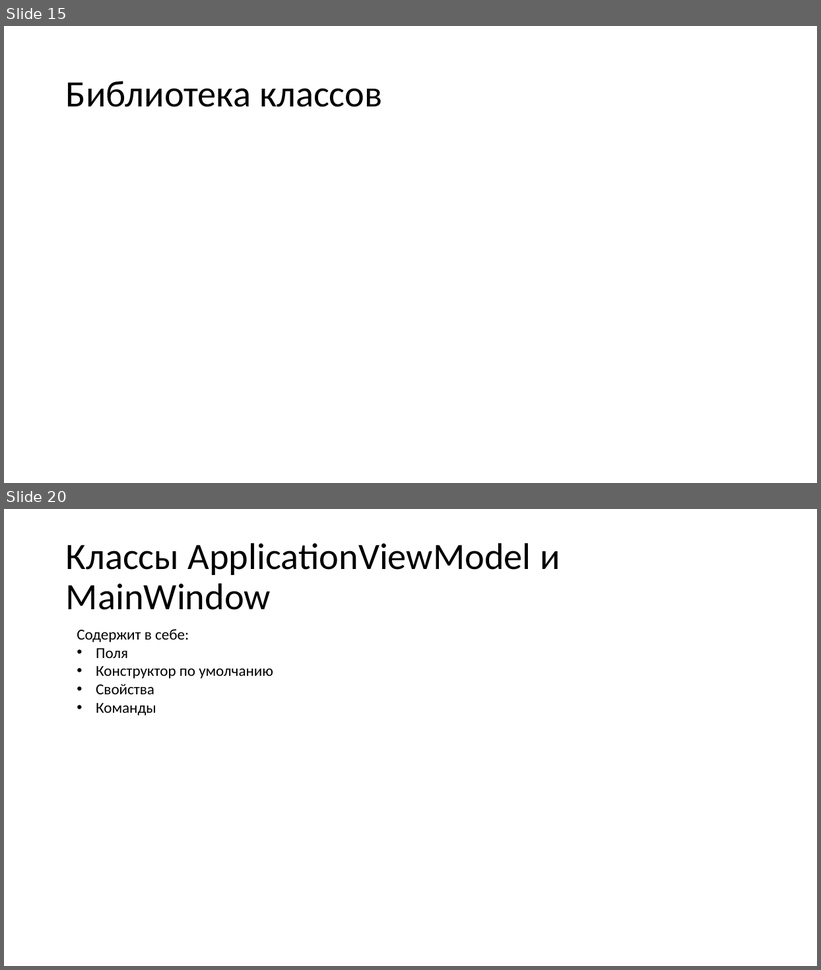
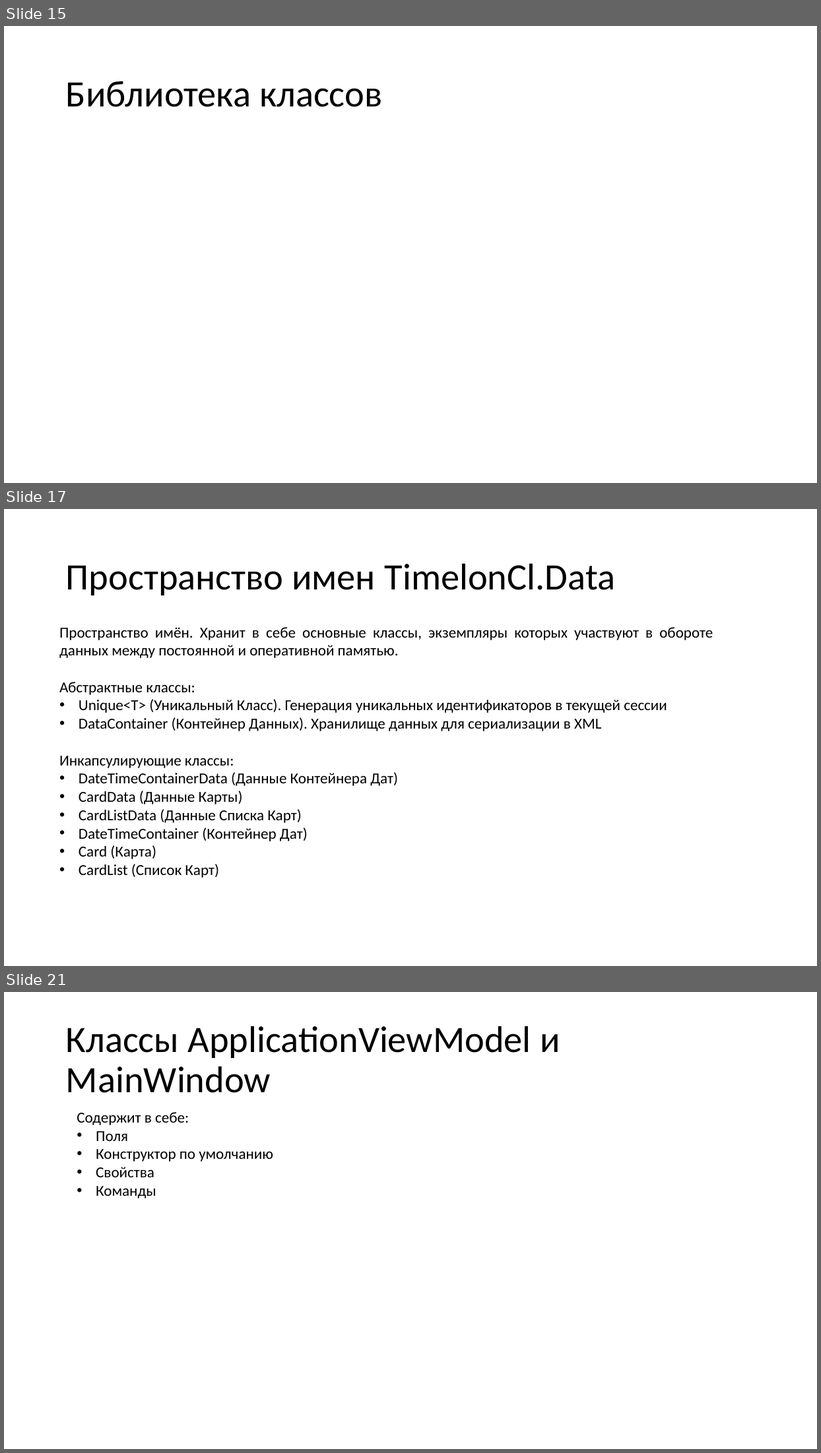
Before and after one commit to N0tilT/Timelon, a slide deck: docs/Timelon.pptx. Shown one above the other, each under a label of ours: slides 15 and 20 before the commit, slides 15, 17 and 21 after it; the slides between them are not shown. The pictures are 821x970 and 821x1453 pixels, drawn with LibreOffice and Linux fonts; fonts in the diff are those of the drawing. Boxes give left, top, right and bottom in pixels: in the first picture for what was removed or moved away, otherwise in the second. Text is boxed around its words. In the diff, an @@ line names an element or a change of style, - is before the commit and + after.

```diff
--- a/docs/Timelon.pptx
+++ b/docs/Timelon.pptx
@@ slide 17 added at bbox=[4, 509, 817, 966], background #FFFFFF @@
@@ title added at bbox=[66, 563, 616, 595], 44 pt, text #000000 @@
+Пространство имен TimelonCl.Data
@@ text added at bbox=[59, 627, 713, 878], 18 pt, text #000000 @@
+Пространство имён. Хранит в себе основные классы, экземпляры которых участвуют в обороте данных между постоянной и оперативной памятью.
+Абстрактные классы:
+• Unique<T> (Уникальный Класс). Генерация уникальных идентификаторов в текущей сессии
+• DataContainer (Контейнер Данных). Хранилище данных для сериализации в XML
+Инкапсулирующие классы:
+• DateTimeContainerData (Данные Контейнера Дат)
+• CardData (Данные Карты)
+• CardListData (Данные Списка Карт)
+• DateTimeContainer (Контейнер Дат)
+• Card (Карта)
+• CardList (Список Карт)
@@ what was slide 20 is now slide 21 @@
```
Also in this commit, not shown: 3 slides changed, 1 other slide added, 1 slide removed.
